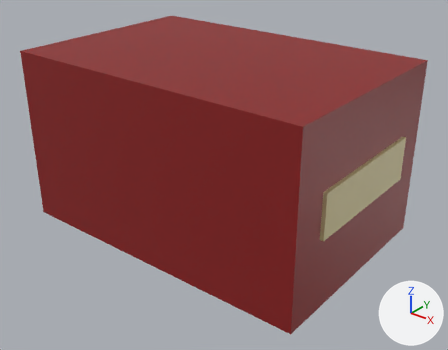
Two versions of the glTF model assets/generated/items/shotgun_shells.glb, one commit apart.
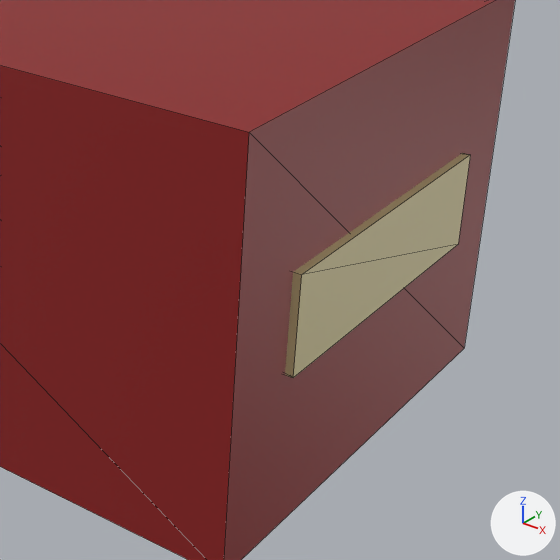
Each version is shown whole from a 50 mm camera at (0.1022, -0.1255, 0.0933) aimed at (0.0036, -0.0022, 0.0168), then close up on the part from 42% to 100% of the width and 19% to 93% of the height. The lights are fixed; the arrows at lower right show +X, +Y and +Z. The first two pictures are the older version. The close-ups show mesh edges as thin lines. Vertices at exactly the same position are counted once.

Names of what the first close-up shows: 'shotgun_shells'.
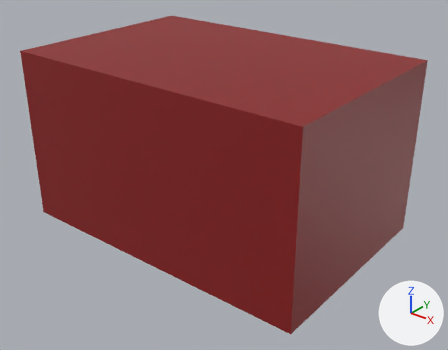
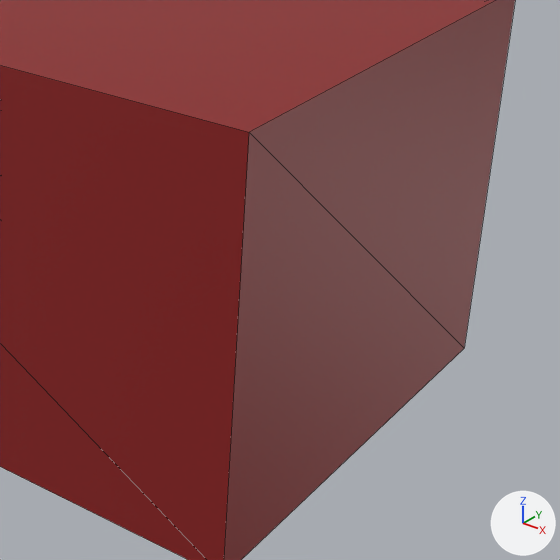
What differs and where, as boxes (x1, y1, x2, y2) in the close-ups (560 x 560 px; the box of a moved part takes in the faces that stretch with it):
'shotgun_shells', reshaped, recoloured: (0, 0, 515, 560) in both
part 1 of me_shotgun_shells, moved or reshaped: before (285, 153, 470, 378); after (0, 95, 474, 551)
part 2 of me_shotgun_shells, moved or reshaped (not visible afterwards): before (0, 95, 474, 551)
part 3 of me_shotgun_shells, recoloured: (285, 153, 470, 378) in both
part 4 of me_shotgun_shells, recoloured: before (283, 151, 473, 380)

The edits, one by one:
me_shotgun_shells is used by ob_shotgun_shells; location (0.0, 0.0, 0.0).
me_shotgun_shells had 16 vertices, 24 faces and spanned x -0.046..0.046, y -0.03..0.03, z 0.0..0.05.
me_shotgun_shells now has 16 vertices, 24 faces and spans x -0.045..0.045, y -0.03..0.03, z 0.0..0.05.
me_shotgun_shells part 1: the loose piece of 8 vertices spanning x -0.046..0.046, y -0.02..0.02, z 0.02..0.032 is scaled about its middle by (0.978, 1.5, 4.17), then moved by (0.0, 0.0, -0.001).
me_shotgun_shells part 2: the loose piece of 8 vertices spanning x -0.045..0.045, y -0.03..0.03, z 0.0..0.05 is scaled about its middle by (0.933, 0.667, 0.24), then moved by (0.0, 0.0, 0.001).
me_shotgun_shells part 3: 12 faces centred in x -0.046..0.046, y -0.02..0.02, z 0.02..0.032 are repainted in the vertex colours; the middle colour goes from beige #d8cc99 to red #8c1c1c.
me_shotgun_shells part 4: 12 faces centred in x -0.045..0.045, y -0.03..0.03, z 0.0..0.05 are repainted in the vertex colours; the middle colour goes from red #8c1c1c to beige #d8cc99.
